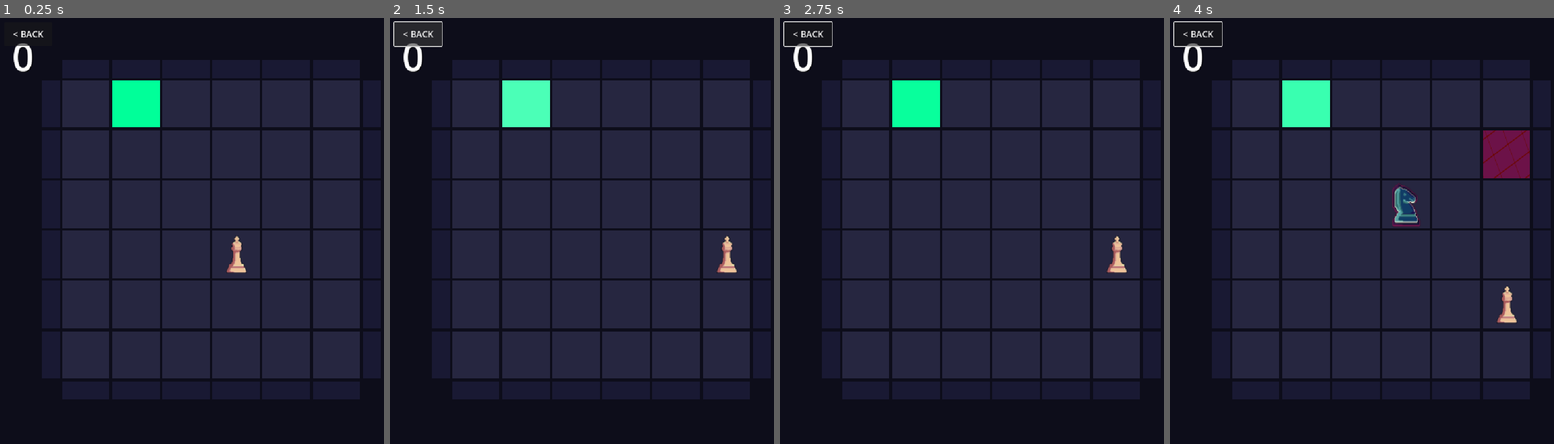
Above: before the commit, frames 1-4 (left to right).
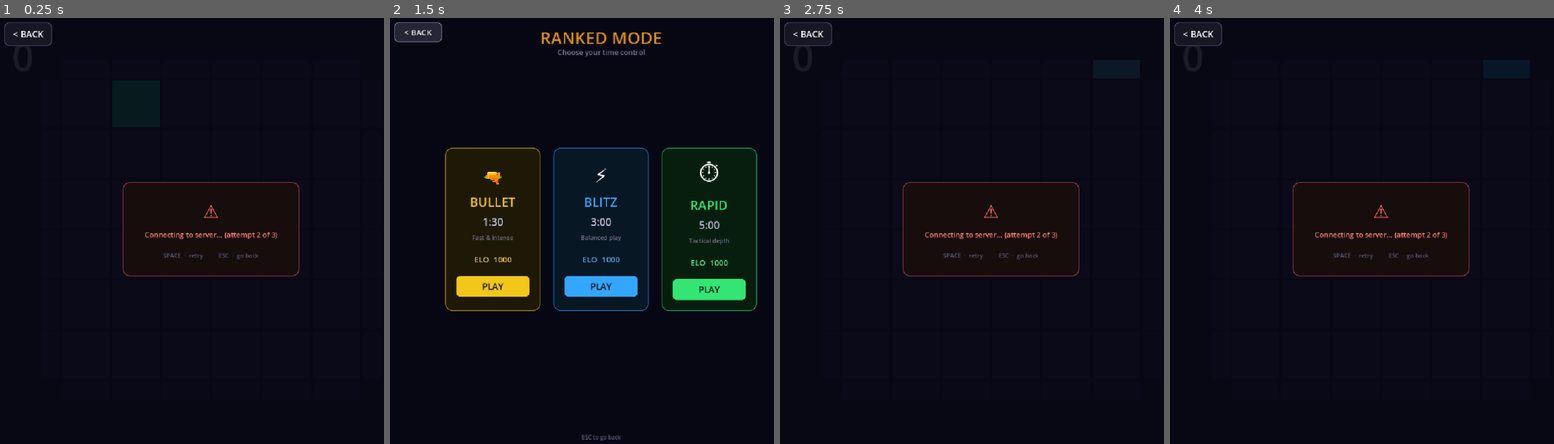
Above: after the commit, the same moments.

Repository: christophrrrrr/LaserChess
Game: Godot game, scene res://scenes/ranked_match.tscn
The game is run twice, just before and just after one commit, with the same random seed, the same clock (stepped at 60 frames per second) and the same inputs. This scene is started directly instead of the project's main scene.
Inputs (mouse positions are in pixels of both pictures, inside the frame that each line leads up to):
- Up to frame 1 (0.25 s): no input
- Up to frame 2 (1.5 s): tap Enter at 0.5 s; move the mouse to (697, 209) at 0.52 s; hold D (move_right) 0.53-1.25 s; tap Space (press_button) at 0.6 s; click (697, 209) at 0.67 s; click "< BACK" at 1.25 s
- Up to frame 3 (2.75 s): click (883, 286) at 2 s, where only the run after the commit has a clickable "PLAY"
- Up to frame 4 (4 s): drag from (1296, 252) to (1358, 316) at 2.77 s; move the mouse to (1423, 133) at 3.52 s; hold D (move_right) from 3.53 s (still down); tap E at 3.6 s

The runs differ from the first frame. In frame 1, 62% of the frame differs, in the area x 1-100%, y 1-90%; in frame 2, 63%, in the area x 0-100%, y 0-100%; in frame 3, 62%; in frame 4, 62%.
Error before the commit: Parse Error: Cannot infer the type of "hat_size" variable because the value doesn't have a set type. (res://scripts/ranked_match.gd:697)

Commit message:
Fix hat overlay type inference errors (explicit float/Vector2 casts)
Co-Authored-By: Claude Sonnet 4.6 <noreply@anthropic.com>

Diff:
--- a/scripts/ranked_match.gd
+++ b/scripts/ranked_match.gd
@@ -689,20 +689,20 @@
 		c.queue_free()
 	if hat_id.is_empty() or not PlayerData.SHOP_HATS.has(hat_id):
 		return
-	var tweaks: Dictionary = PlayerData.HAT_TWEAKS.get(hat_id, {})
+	var tweaks: Dictionary = PlayerData.HAT_TWEAKS.get(hat_id, {}) as Dictionary
 	var hat_spr := TextureRect.new()
 	hat_spr.texture = load(PlayerData.SHOP_HATS[hat_id]["tex"])
 	hat_spr.stretch_mode = TextureRect.STRETCH_KEEP_ASPECT_CENTERED
 	hat_spr.expand_mode  = TextureRect.EXPAND_FIT_WIDTH_PROPORTIONAL
-	var hat_size := 36.0 * tweaks.get("scale", 1.0)
+	var hat_size: float = 36.0 * float(tweaks.get("scale", 1.0))
 	hat_spr.custom_minimum_size = Vector2(hat_size, hat_size)
 	hat_spr.set_anchors_preset(Control.PRESET_CENTER_TOP)
-	var pos_tweak: Vector2 = tweaks.get("pos", Vector2.ZERO) * 0.4
+	var pos_tweak: Vector2 = (tweaks.get("pos", Vector2.ZERO) as Vector2) * 0.4
 	hat_spr.offset_left   = -hat_size * 0.5 + pos_tweak.x
 	hat_spr.offset_right  =  hat_size * 0.5 + pos_tweak.x
 	hat_spr.offset_top    = -hat_size * 0.75 + pos_tweak.y
 	hat_spr.offset_bottom =  hat_size * 0.25 + pos_tweak.y
-	hat_spr.rotation_degrees = tweaks.get("rot_deg", 0.0)
+	hat_spr.rotation_degrees = float(tweaks.get("rot_deg", 0.0))
 	hat_spr.mouse_filter = Control.MOUSE_FILTER_IGNORE
 	hat_spr.z_index = 2
 	king_rect.add_child(hat_spr)
